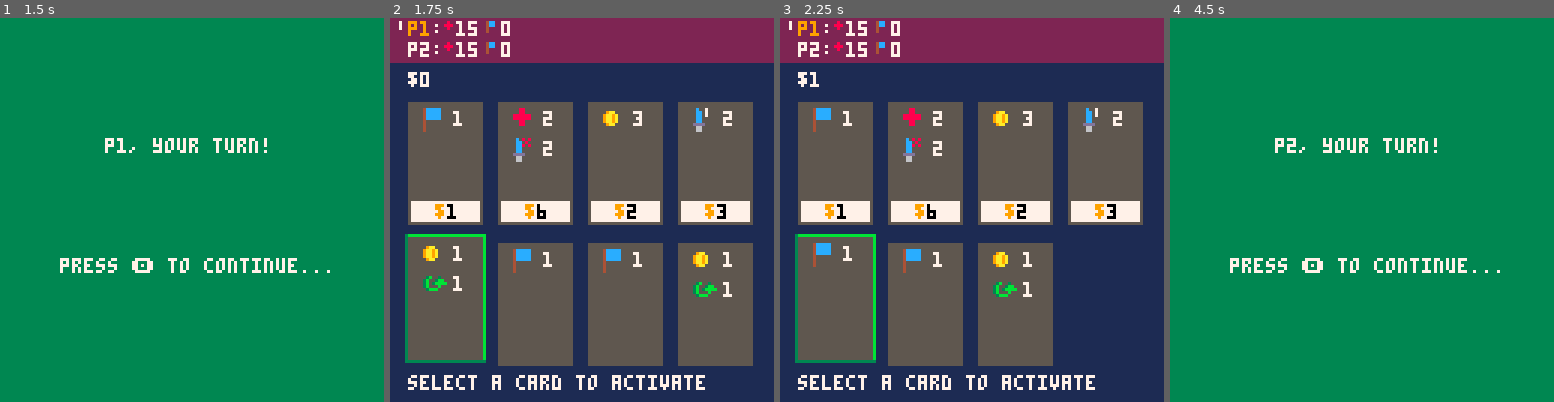
Above: before the commit, frames 1-4 (left to right).
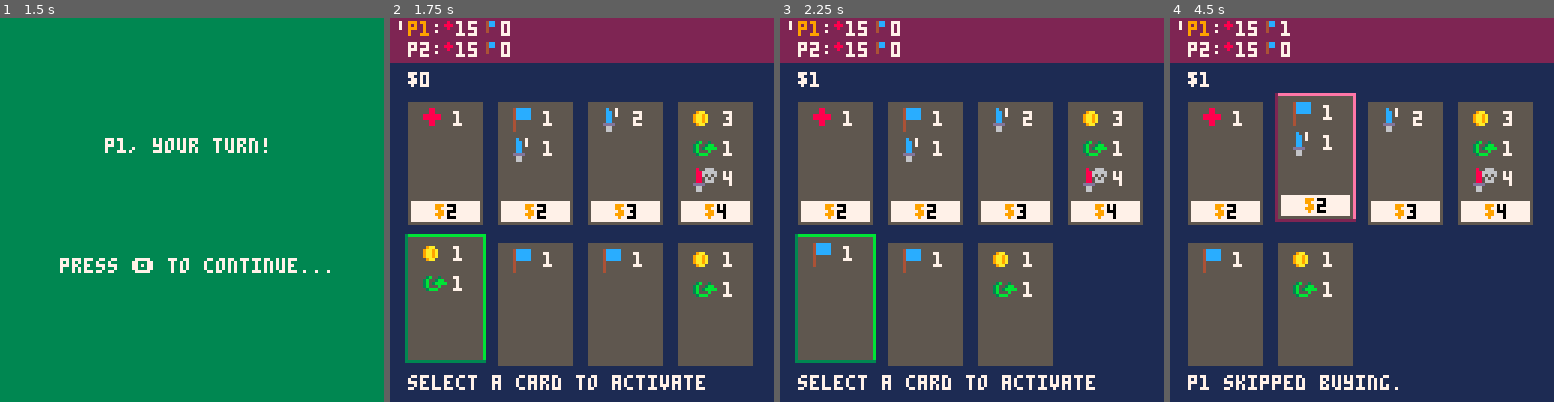
Above: after the commit, the same moments.

Repository: camden/minidom
Game: PICO-8 cartridge dom.p8
Same seed, same stepped clock (60 frames per second), same inputs: the game is played once before the commit and once after it.
Inputs:
- Up to frame 1 (1.5 s): tap X (X key) at 0.33, 1.07 s; tap O (Z key) at 0.7 s
- Up to frame 2 (1.75 s): hold Right from 1.6 s (still down); tap O (Z key) at 1.7 s
- Up to frame 3 (2.25 s): tap X (X key) at 1.85 s; release Right at 2.1 s; tap O (Z key) at 2.1 s
- Up to frame 4 (4.5 s): hold Right 2.47-3.03 s; tap O (Z key) every 0.4 s from 2.5 to 4.1 s; tap X (X key) at 2.97, 4.08 s; hold Left 3.08-3.58 s; hold Right from 4.02 s (still down)

Frame 1 is identical in both runs. In frame 2, 1.5% of the frame differs, in the area x 8-90%, y 23-53%; in frame 3, 1.5%; in frame 4, 100%, in the area x 0-100%, y 0-100%.

Commit message:
added take first player fx

Diff:
--- a/dom.p8
+++ b/dom.p8
@@ -35,6 +35,9 @@
 }
 
 effect_types = {
+  take_first_player = {
+    spr_num = 11
+  },
   damage_self = {
     spr_num = 19
   },
@@ -365,6 +368,8 @@
     players[current_turn].gold += fx.value
   elseif fx.kind == effect_types.damage_self then
     players[current_turn].health -= fx.value
+  elseif fx.kind == effect_types.take_first_player then
+    set_next_first_player(current_turn)
   elseif fx.kind == effect_types.attack_all then
     for i=1, num_players do
       if current_turn != i then
@@ -535,8 +540,9 @@
   local actions_fx = make_effect(effect_types.add_actions, 1)
   local heal_fx = make_effect(effect_types.heal, 1)
   local heal_2_fx = make_effect(effect_types.heal, 2)
-  local dmg_self_fx = make_effect(effect_types.dmg_self, 2)
-  local dmg_self_4_fx = make_effect(effect_types.dmg_self, 4)
+  local dmg_self_fx = make_effect(effect_types.damage_self, 2)
+  local dmg_self_4_fx = make_effect(effect_types.damage_self, 4)
+  local take_first_player_fx = make_effect(effect_types.take_first_player, 1)
 
   add_cards(make_card(2, gold_fx), 2, player)
   add_cards(make_card(1, points_fx), 1, player)
@@ -547,6 +553,7 @@
   add_cards(make_card(2, dmg_self_fx, attack_one_3_fx), 2, player)
   add_cards(make_card(6, heal_2_fx, attack_all_fx), 2, player)
   add_cards(make_card(4, gold_fx, actions_fx, dmg_self_4_fx), 2, player)
+  add_cards(make_card(4, take_first_player_fx), num_players, player)
 end
 
 function initialize_player_deck(player)
